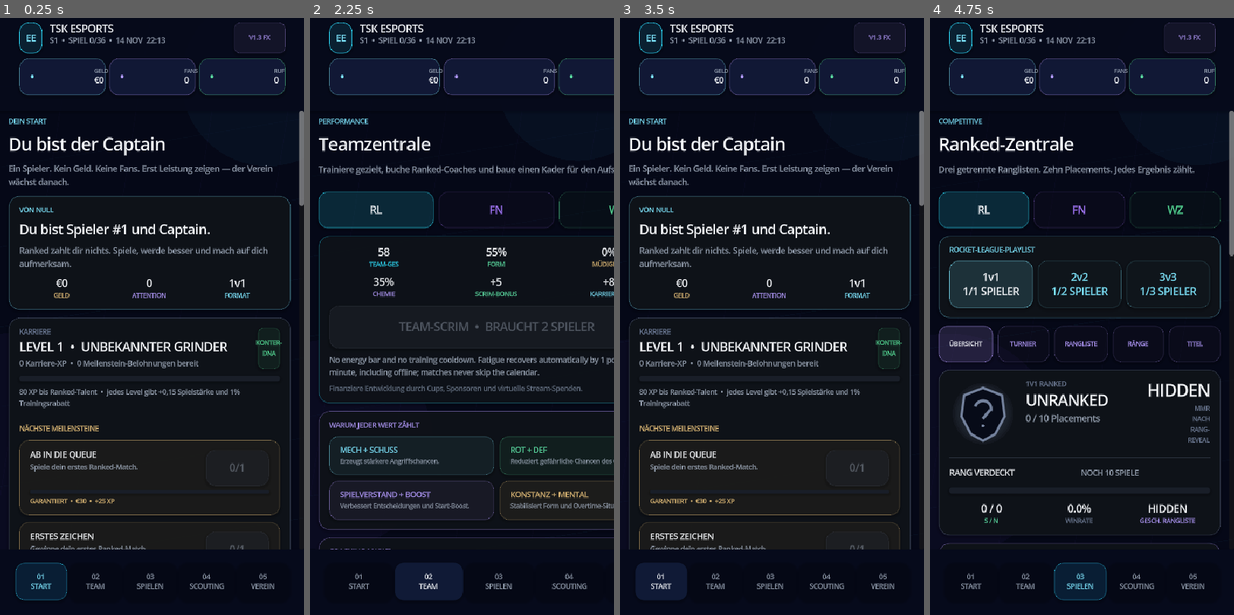
Above: before the commit, frames 1-4 (left to right).
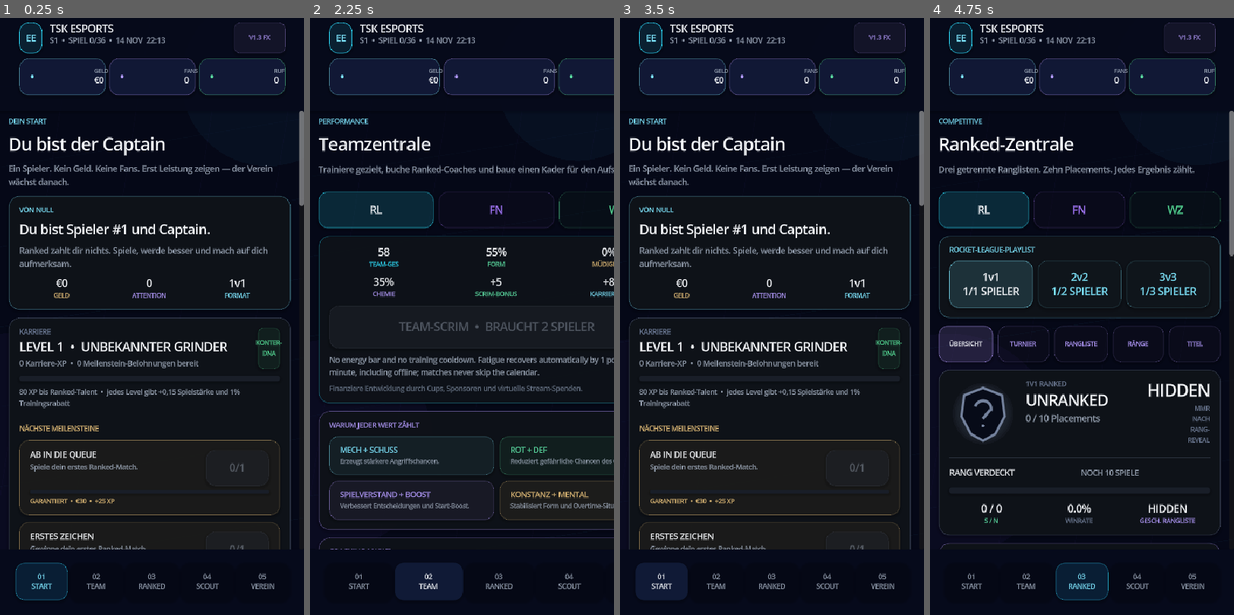
Above: after the commit, the same moments.

Repository: JasonTSKowner/E-Sport-Empire
Game: Godot game, scene res://scenes/Main.tscn
The game is run twice, just before and just after one commit, with the same random seed, the same clock (stepped at 60 frames per second) and the same inputs.
Inputs (mouse positions are in pixels of both pictures, inside the frame that each line leads up to):
- Up to frame 1 (0.25 s): no input
- Up to frame 2 (2.25 s): click "01 START" at 0.5 s; click "01 START" at 1.25 s; click "02 TEAM" at 2 s
- Up to frame 3 (3.5 s): click "01 START" at 2.75 s
- Up to frame 4 (4.75 s): click (1078, 579) at 3.5 s, where only the run before the commit has a clickable "03 SPIELEN"; click "RL" at 4.25 s

The runs differ from the first frame. In frame 1, 0.4% of the frame differs, in the area x 10-88%, y 91-98%; in frame 2, 0.1%; in frame 3, 0.3%; in frame 4, 0.4%.

Commit message:
v1.4: simplify premium navigation labels

Diff:
--- a/scripts/app_config.gd
+++ b/scripts/app_config.gd
@@ -10,8 +10,8 @@
 const NAV_ENTRIES := [
 	["home", "START", "01"],
 	["team", "TEAM", "02"],
-	["play", "SPIELEN", "03"],
-	["market", "SCOUTING", "04"],
+	["play", "RANKED", "03"],
+	["market", "SCOUT", "04"],
 	["empire", "VEREIN", "05"],
 ]
 
